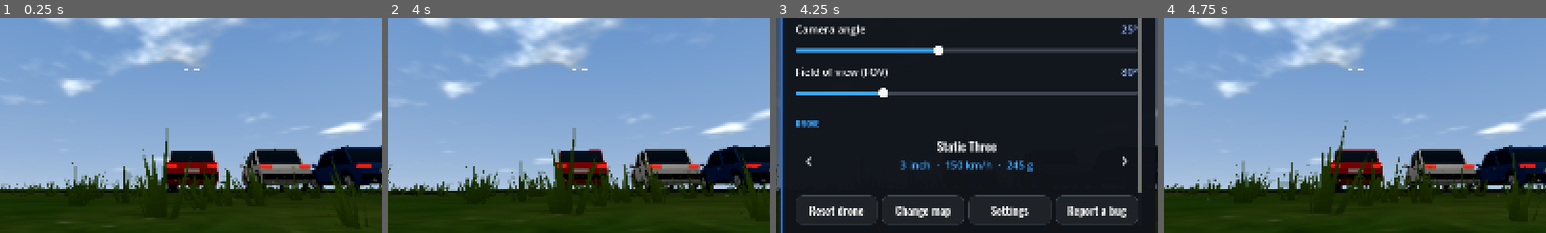
Above: before the commit, frames 1-4 (left to right).
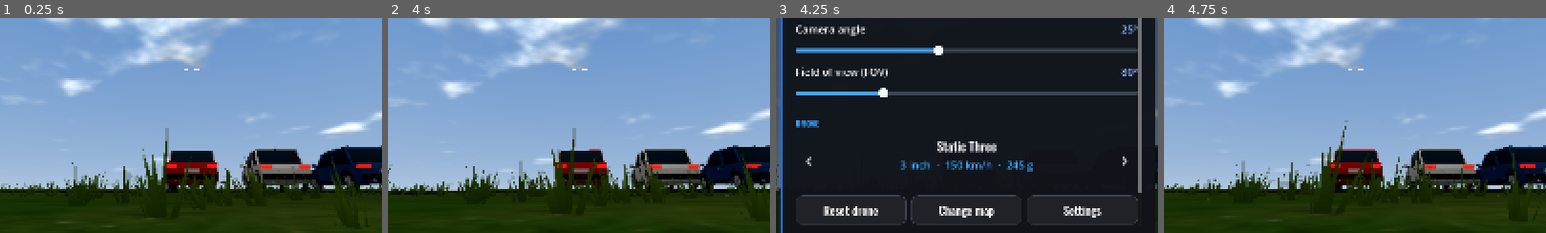
Above: after the commit, the same moments.

Repository: florian010230/static-horizon-fpv-simulator
Game: Godot game, scene res://scenes/labs/CarLab.tscn
Same seed, same stepped clock (60 frames per second), same inputs: the game is played once before the commit and once after it. This scene is started directly instead of the project's main scene.
Inputs (mouse positions are % of the whole screen's width and height, from its top left):
- Up to frame 1 (0.25 s): no input
- Up to frame 2 (4 s): tap Enter at 0.5 s; move the mouse to (72, 45) at 0.52 s; hold D 0.53-1.25 s; hold R 0.53-1.25 s; click (72, 45) at 0.67 s; tap Space at 0.77, 1.07, 3.77 s; drag from (30, 55) to (45, 70) at 1.27 s; move the mouse to (60, 28) at 2.02 s; hold D 2.03-2.75 s; hold Enter 2.03-2.75 s; drag from (45, 70) to (20, 35) at 2.77 s; move the mouse to (80, 65) at 3.52 s; hold A from 3.53 s (still down); hold L from 3.53 s (still down)
- Up to frame 3 (4.25 s): keep holding A; keep holding L; tap Space at 4.07 s; tap Escape (ui_cancel) at 4.15 s
- Up to frame 4 (4.75 s): release A at 4.25 s; release L at 4.25 s; click "Reset drone" at 4.25 s
The pictures show only the part of the screen within x 25-75%, y 38-88%; the shares and areas given below are measured in that part.

Frames 1-2 are identical in both runs. In frame 3, 2.8% of the frame differs, in the area x 8-92%, y 82-97%; in frame 4, nothing differs.

Commit message:
0.11.1 test findings: no bug report in the pause menu, slimmer H hint
- Report a bug only in the main menu (pause menu button removed)
- H hint: hidden whenever a radio is plugged in (a radio that hadn't
  moved yet read as no radio), two short lines in the bottom left
- --dev-preview bugreport: shot of the H hint instead of the pause bug screen

Diff:
--- a/scripts/dev_preview_capture.gd
+++ b/scripts/dev_preview_capture.gd
@@ -226,7 +226,7 @@
 }
 
 ## `-- --dev-preview bugreport`: the main menu with its corner buttons, the
-## bug-report and Support screens, then the pause menu's bug report in
+## bug-report and Support screens, then the pause menu and the H hint in
 ## Village (bugreport_*.png). Nothing is sent (test run).
 func _bug_report_shots() -> void:
 	get_tree().change_scene_to_file("res://scenes/MainMenu.tscn")
@@ -246,10 +246,12 @@
 	pm.open()
 	await get_tree().create_timer(0.5).timeout
 	_shot("bugreport_pause.png")
-	pm.call("_open_bug")
+	pm.resume()
+	# The H hint (bottom left; only with no radio and the key guide off).
+	Settings.keyboard_help = false
+	ui.set("_key_hint_left", 10.0)
 	await get_tree().create_timer(0.5).timeout
-	_shot("bugreport_pause_bug.png")
-	pm.resume()
+	_shot("bugreport_keyhint.png")
 
 func _thumb_shots() -> void:
 	Settings.graphics_quality = 2
--- a/scripts/pause_menu.gd
+++ b/scripts/pause_menu.gd
@@ -1,8 +1,5 @@
 class_name PauseMenu
 extends CanvasLayer
-
-# Preloaded, not global classes (in-game update packs can't add those).
-const BugReportScreen = preload("res://scripts/bug_report_screen.gd")
 
 ## In-game menu: Esc while flying pauses the game (the whole scene tree -
 ## physics, drone, timers) and opens this card: camera angle and FOV
@@ -22,8 +19,6 @@
 var _drone_name: Label
 var _drone_tags: Label
 var _drone_locked: bool = false
-var _bug: BugReportScreen
-var _bug_screen: Control
 
 func setup(drone: Drone) -> void:
 	_drone = drone
@@ -46,11 +41,6 @@
 	_settings = SettingsScreens.new()
 	_root.add_child(_settings)
 	_settings.closed.connect(_on_settings_closed)
-	# Report a bug from right where it happened: map, drone and FPS go
-	# with it (BugReportScreen.collect_info).
-	_bug = BugReportScreen.new()
-	_bug_screen = _bug.build(_root, _close_bug)
-	_bug_screen.visible = false
 	visible = false
 
 func is_open() -> bool:
@@ -65,7 +55,6 @@
 
 func resume() -> void:
 	_settings.visible = false
-	_bug_screen.visible = false
 	visible = false
 	get_tree().paused = false
 
@@ -74,9 +63,7 @@
 		return
 	# (While Settings is open it handles Esc itself, before this.)
 	get_viewport().set_input_as_handled()
-	if _bug_screen.visible:
-		_close_bug()
-	elif visible:
+	if visible:
 		resume()
 	else:
 		open()
@@ -133,7 +120,7 @@
 	var row := HBoxContainer.new()
 	row.add_theme_constant_override("separation", 10)
 	content.add_child(row)
-	for spec in [["Reset drone", _reset_drone], ["Change map", _change_map], ["Settings", _open_settings], ["Report a bug", _open_bug]]:
+	for spec in [["Reset drone", _reset_drone], ["Change map", _change_map], ["Settings", _open_settings]]:
 		var b := UIKit.button(spec[0], "", 54)
 		b.size_flags_horizontal = Control.SIZE_EXPAND_FILL
 		b.pressed.connect(spec[1])
@@ -175,15 +162,6 @@
 	_card.visible = false
 	_settings.open()
 
-func _open_bug() -> void:
-	_card.visible = false
-	_bug.refresh()
-	_bug_screen.visible = true
-
-func _close_bug() -> void:
-	_bug_screen.visible = false
-	_card.visible = true
-
 func _on_settings_closed() -> void:
 	# Apply whatever changed: quality, shadows, performance mode, view
 	# distance. (Rates are read live from Settings by the drone.)
--- a/scripts/ui.gd
+++ b/scripts/ui.gd
@@ -301,18 +301,31 @@
 	# With the guide switched off (H, saved), a keyboard pilot saw no keys
 	# at all and no way back (user, 2026-10-26): a short line for the
 	# first seconds of each flight says how to get it back.
+	# Two short lines in the bottom left corner, out of the way (user,
+	# 2026-10-28: the one long line at the middle left stuck into the view).
 	_key_hint = PanelContainer.new()
+	_key_hint.name = "KeyHint"
 	_key_hint.mouse_filter = Control.MOUSE_FILTER_IGNORE
-	_key_hint.add_theme_stylebox_override("panel", UIKit.box(Color(0.04, 0.06, 0.08, 0.72), Color(1, 1, 1, 0.1), 6, 1, Vector4(14, 8, 16, 8)))
-	_key_hint.set_anchors_preset(Control.PRESET_CENTER_LEFT)
-	_key_hint.offset_left = 18
-	_key_hint.grow_vertical = Control.GROW_DIRECTION_BOTH
+	_key_hint.add_theme_stylebox_override("panel", UIKit.box(Color(0.04, 0.06, 0.08, 0.6), Color(1, 1, 1, 0.08), 5, 1, Vector4(10, 5, 12, 6)))
+	_key_hint.set_anchors_preset(Control.PRESET_BOTTOM_LEFT)
+	_key_hint.offset_left = 16
+	_key_hint.offset_bottom = -16
+	_key_hint.grow_vertical = Control.GROW_DIRECTION_BEGIN
 	_root.add_child(_key_hint)
-	var hl := Label.new()
-	hl.text = "No radio - H shows the keyboard keys"
-	hl.add_theme_font_size_override("font_size", 15)
-	hl.add_theme_color_override("font_color", UIKit.TEXT)
-	_key_hint.add_child(hl)
+	var hv := VBoxContainer.new()
+	hv.add_theme_constant_override("separation", 0)
+	_key_hint.add_child(hv)
+	var h1 := Label.new()
+	h1.text = "NO RADIO"
+	h1.add_theme_font_override("font", UIKit.oswald())
+	h1.add_theme_font_size_override("font_size", 13)
+	h1.add_theme_color_override("font_color", UIKit.MUTED_LIGHT)
+	hv.add_child(h1)
+	var h2 := Label.new()
+	h2.text = "H  keyboard keys"
+	h2.add_theme_font_size_override("font_size", 15)
+	h2.add_theme_color_override("font_color", UIKit.TEXT)
+	hv.add_child(h2)
 
 var _key_hint: PanelContainer
 var _key_hint_left: float = 10.0 # seconds of flight it stays up
@@ -331,7 +344,10 @@
 	if _key_hint:
 		if not SceneLoader.is_loading():
 			_key_hint_left -= get_process_delta_time()
-		_key_hint.visible = not Settings.keyboard_help and keys and _key_hint_left > 0.0
+		# Only with no radio plugged in at all: a radio that hasn't moved yet
+		# reads "silent" (the OS reports only changes), so _joy_connected()
+		# was false and the hint showed with a radio (user, 2026-10-28).
+		_key_hint.visible = not Settings.keyboard_help and keys and InputManager.radio_status() == "none" and _key_hint_left > 0.0
 
 ## While flying: hidden AND confined to the window (2026-10-12: plain
 ## HIDDEN let macOS show the cursor again now and then - after a menu, the
